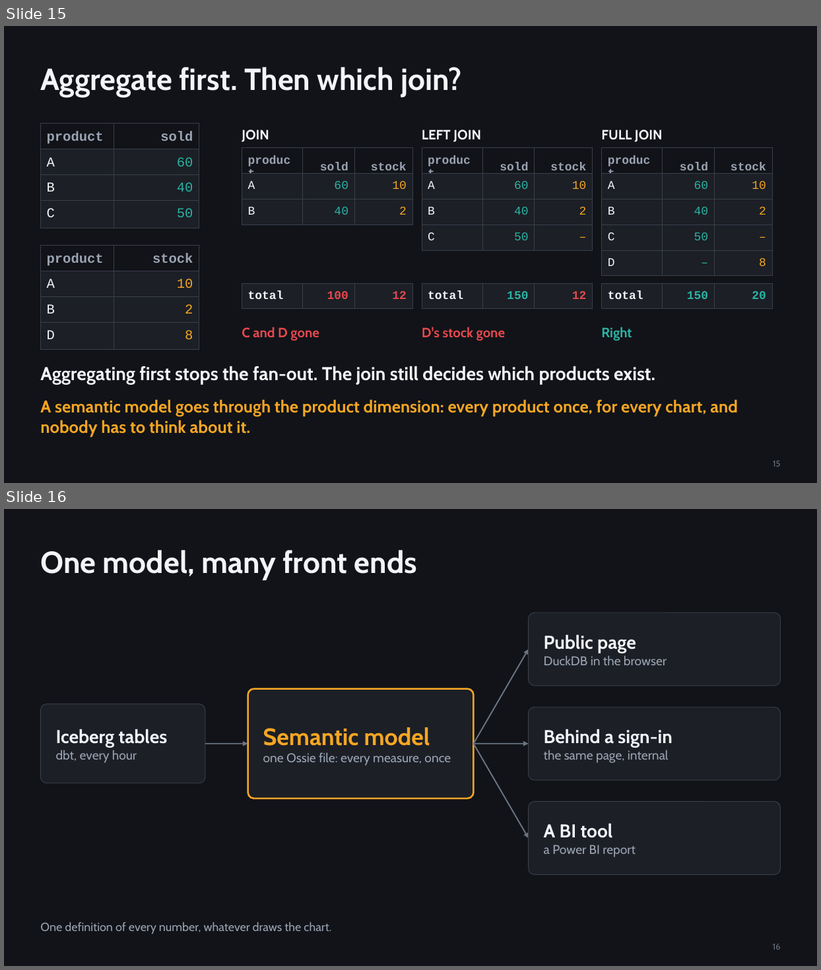
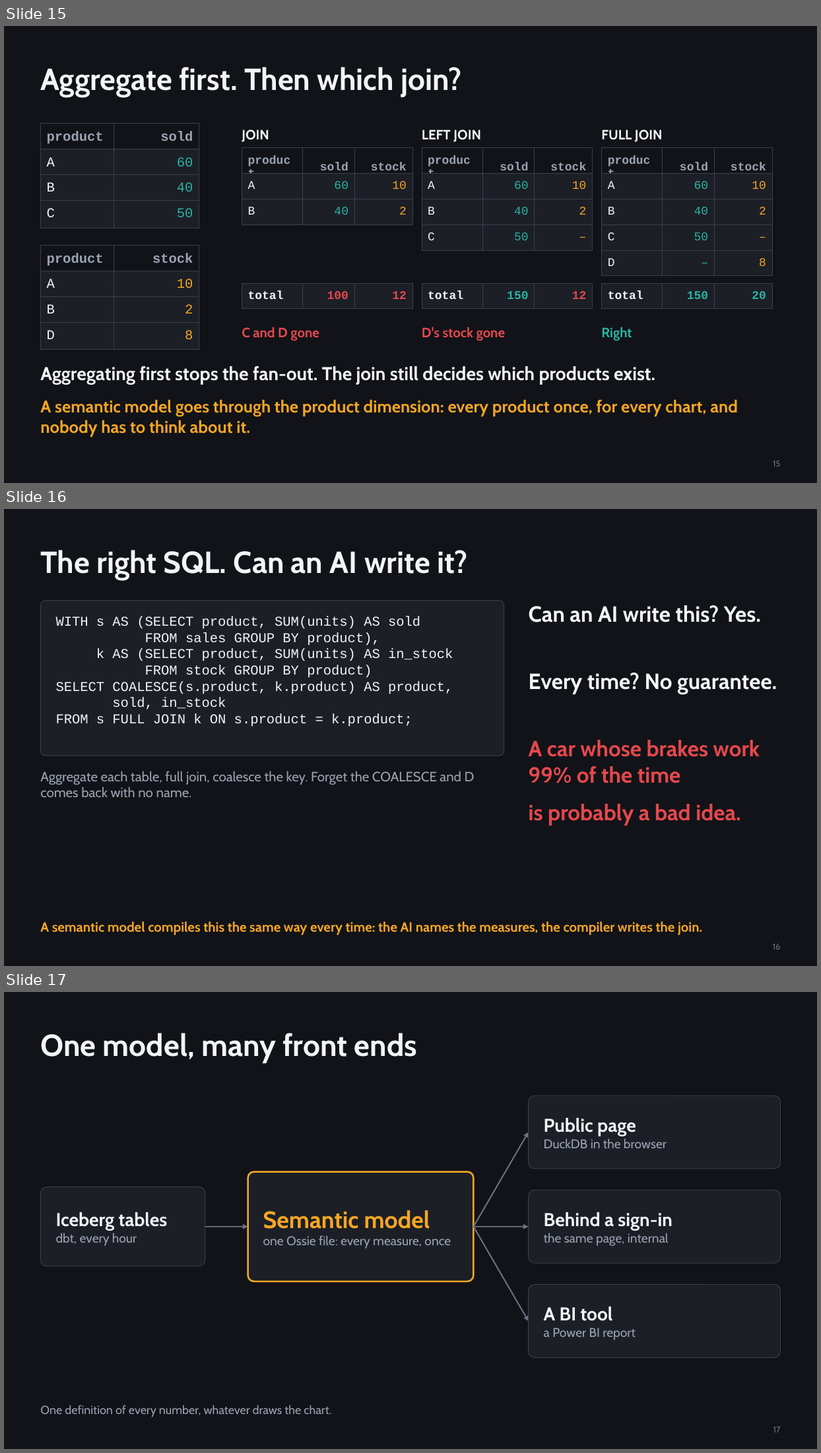
Before and after one commit to djouallah/presentations, a slide deck: analytics-as-code/analytics-as-code.pptx. Shown one above the other, each under a label of ours: slides 15 and 16 before the commit, slides 15, 16 and 17 after it. The pictures are 821x970 and 821x1453 pixels, drawn with LibreOffice and Linux fonts; fonts in the diff are those of the drawing. Boxes give left, top, right and bottom in pixels: in the first picture for what was removed or moved away, otherwise in the second. Text is boxed around its words. In the diff, an @@ line names an element or a change of style, - is before the commit and + after.

```diff
--- a/analytics-as-code/analytics-as-code.pptx
+++ b/analytics-as-code/analytics-as-code.pptx
@@ slide 16 added at (4, 509, 817, 966), background #111318 @@
@@ title added at (40, 550, 467, 580), 36 pt, text #F2F4F8, bold @@
+The right SQL. Can an AI write it?
@@ rounded rectangle added at (40, 601, 504, 756), fill #1C1F26, outline #3A3F4B 0.75 pt @@
@@ text added at (529, 605, 761, 623), 26 pt, text #F2F4F8, bold @@
+Can an AI write this? Yes.
@@ text added at (56, 617, 453, 727), 16 pt, text #F2F4F8 @@
+WITH s AS (SELECT product, SUM(units) AS sold
+FROM sales GROUP BY product),
+k AS (SELECT product, SUM(units) AS in_stock
+FROM stock GROUP BY product)
+SELECT COALESCE(s.product, k.product) AS product,
+sold, in_stock
+FROM s FULL JOIN k ON s.product = k.product;
@@ text added at (529, 673, 777, 694), 26 pt, text #F2F4F8, bold @@
+Every time? No guarantee.
@@ text added at (529, 740, 760, 784), 26 pt, text #E5484D, bold @@
+A car whose brakes work 99% of the time
@@ text added at (40, 771, 475, 797), 16 pt, text #9AA3B2 @@
+Aggregate each table, full join, coalesce the key. Forget the COALESCE and D comes back with no name.
@@ text added at (529, 804, 741, 826), 26 pt, text #E5484D, bold @@
+is probably a bad idea.
@@ text added at (40, 921, 702, 935), 16 pt, text #F5A623, bold @@
+A semantic model compiles this the same way every time: the AI names the measures, the compiler writes the join.
@@ page number added at (773, 944, 781, 950), 10 pt, text #6B7483 @@
+16
@@ what was slide 16 is now slide 17 @@
@@ page number at (774, 1427, 781, 1433): text changed @@
-16
+17
```
Also in this commit, not shown: 1 other file.
